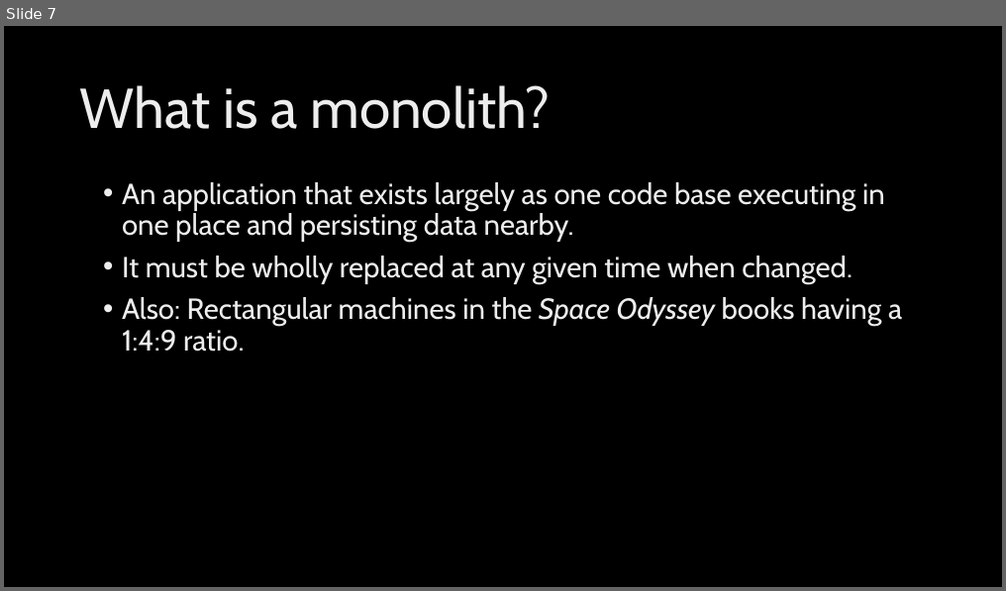
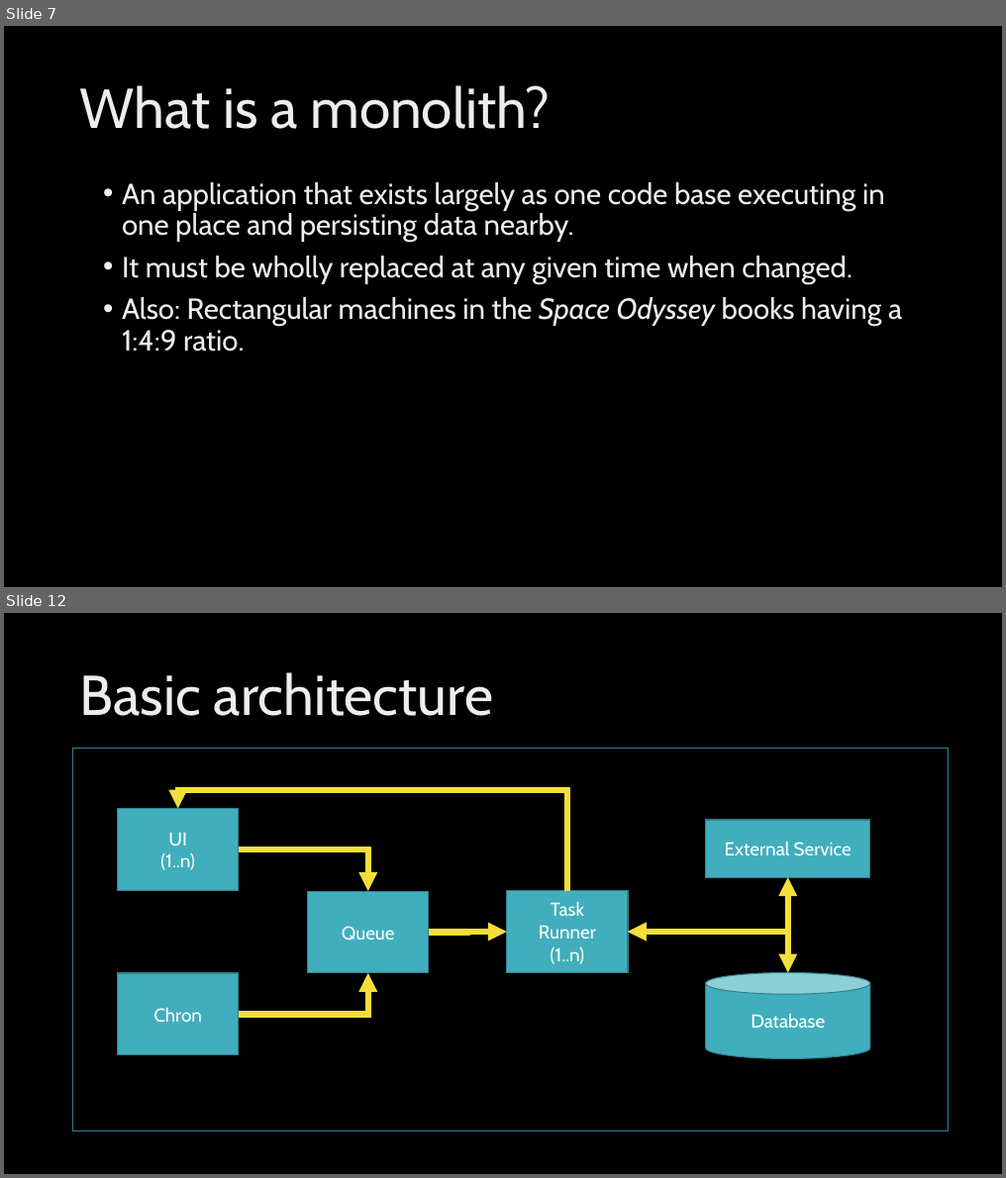
Before and after one commit to jeffputz/presentations, a slide deck: Breaking the Monolith.pptx. Shown one above the other, each under a label of ours: slide 7 before the commit, slides 7 and 12 after it; the slides between them are not shown. The pictures are 1006x591 and 1006x1178 pixels, drawn with LibreOffice and Linux fonts; fonts in the diff are those of the drawing; background and template pictures are left out. Boxes give left, top, right and bottom in pixels: in the first picture for what was removed or moved away, otherwise in the second. Text is boxed around its words. In the diff, an @@ line names an element or a change of style, - is before the commit and + after.

```diff
--- a/Breaking the Monolith.pptx
+++ b/Breaking the Monolith.pptx
@@ slide 12 added at bbox=[4, 613, 1002, 1174], background picture (left out) @@
@@ title added at bbox=[80, 672, 493, 716], 54 pt, text gradient #BFBFBF to #EDEDED to #FFFFFF @@
+Basic architecture
@@ rectangle added at bbox=[73, 748, 948, 1132], outline #30818C 1 pt @@
@@ elbow arrow added from (567, 891) to (177, 808), #F4DE3A 6 pt @@
@@ rectangle added at bbox=[118, 808, 239, 891], fill #41AEBD, outline #30818C 1 pt, 18 pt, text #FFFFFF @@
+UI
+(1..n)
@@ rectangle added at bbox=[706, 820, 870, 877], fill #41AEBD, outline #30818C 1 pt, 18 pt, text #FFFFFF @@
+External Service
@@ elbow arrow added from (239, 850) to (368, 891), #F4DE3A 6 pt @@
@@ elbow double arrow added from (628, 932) to (788, 877), #F4DE3A 6 pt @@
@@ rectangle added at bbox=[308, 891, 430, 973], fill #41AEBD, outline #30818C 1 pt, 18 pt, text #FFFFFF @@
+Queue
@@ rectangle added at bbox=[507, 891, 629, 973], fill #41AEBD, outline #30818C 1 pt, 18 pt, text #FFFFFF @@
+Task
+Runner
+(1..n)
@@ elbow arrow added from (429, 933) to (507, 932), #F4DE3A 6 pt @@
@@ elbow double arrow added from (628, 932) to (788, 973), #F4DE3A 6 pt @@
@@ rectangle added at bbox=[118, 973, 239, 1056], fill #41AEBD, outline #30818C 1 pt, 18 pt, text #FFFFFF @@
+Chron
@@ elbow arrow added from (239, 1014) to (368, 973), #F4DE3A 6 pt @@
@@ cylinder added at bbox=[706, 973, 870, 1059], fill #41AEBD, outline #30818C 1 pt, 18 pt, text #FFFFFF @@
+Database
```
Also in this commit, not shown: 1 slide changed, 6 other slides added.
